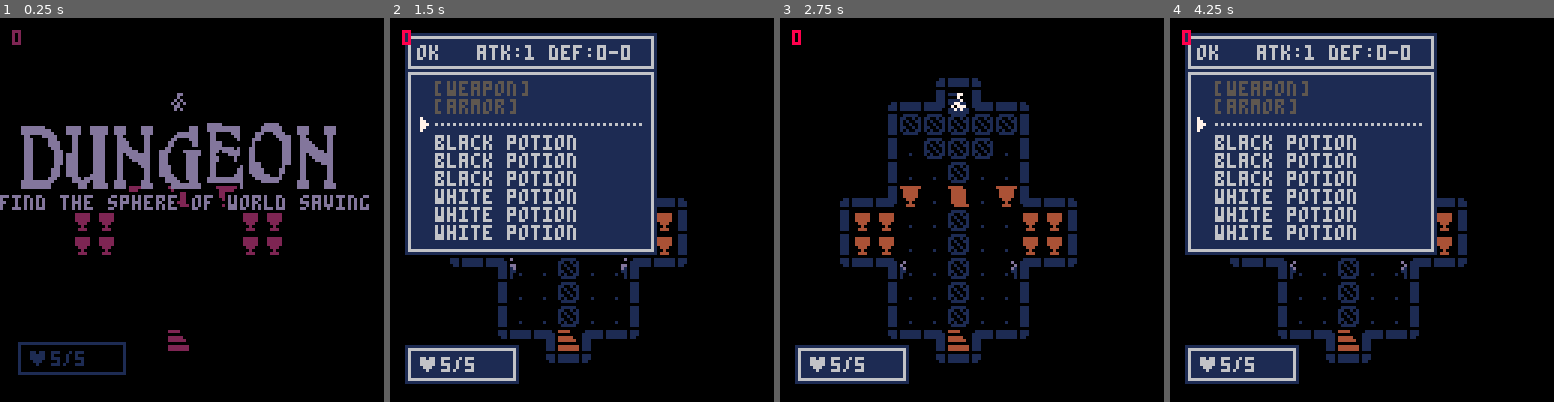
Above: before the commit, frames 1-4 (left to right).
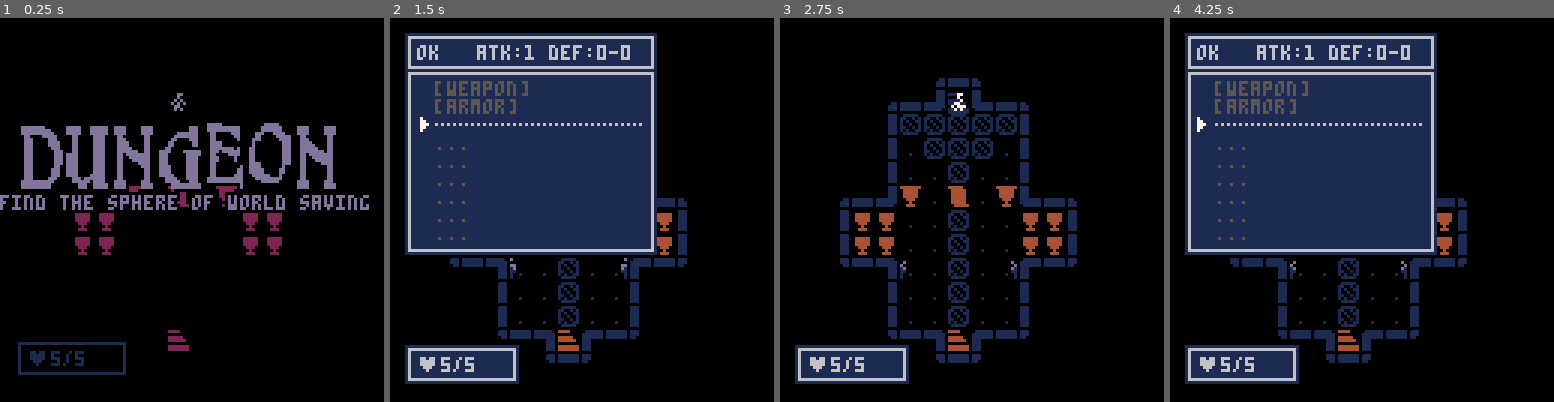
Above: after the commit, the same moments.

Repository: Aeklad/pico8
Game: PICO-8 cartridge rogue.p8
Same seed, same stepped clock (60 frames per second), same inputs: the game is played once before the commit and once after it.
Inputs:
- Up to frame 1 (0.25 s): no input
- Up to frame 2 (1.5 s): tap X (X key) at 0.33, 1.07 s; tap O (Z key) at 0.7 s
- Up to frame 3 (2.75 s): hold Right 1.6-2.1 s; tap O (Z key) at 1.7, 2.1, 2.5 s; tap X (X key) at 1.85 s; hold Up 2.15-2.42 s; hold Right from 2.47 s (still down)
- Up to frame 4 (4.25 s): tap O (Z key) every 0.4 s from 2.9 to 4.1 s; tap X (X key) at 2.97, 4.08 s; release Right at 3.03 s; hold Left 3.08-3.58 s; hold Down 3.63-3.97 s; hold Right from 4.02 s (still down)

The runs differ from the first frame. In frame 1, less than 0.1% of the frame differs, in the area x 3-6%, y 3-8%; in frame 2, 3.9%, in the area x 3-49%, y 3-58%; in frame 3, less than 0.1%; in frame 4, 3.9%.

Commit message:
minor changes

Diff:
--- a/rogue.p8
+++ b/rogue.p8
@@ -82,12 +82,12 @@
  talkwind = nil
  hpwind=addwind(5,5,38,13,{})
  thrdx,thrdy=0,-1
- takeitem(18)
- takeitem(18)
- takeitem(18)
- takeitem(17)
- takeitem(17)
- takeitem(17)
+ --takeitem(18)
+ --takeitem(18)
+ --takeitem(18)
+ --takeitem(17)
+ --takeitem(17)
+ --takeitem(17)
  _upd=update_game
  _drw=draw_game
  st_steps,st_kills,st_meals,st_killer=0,0,0,""
@@ -332,7 +332,6 @@
   elseif m.bless>0 then
    col=10
   end
-  debug[1]=m.flash
   draw_spr(m.col,get_frame(m.ani),m.x*8+m.ox,m.y*8+m.oy,col,m.flp)
 end
 
